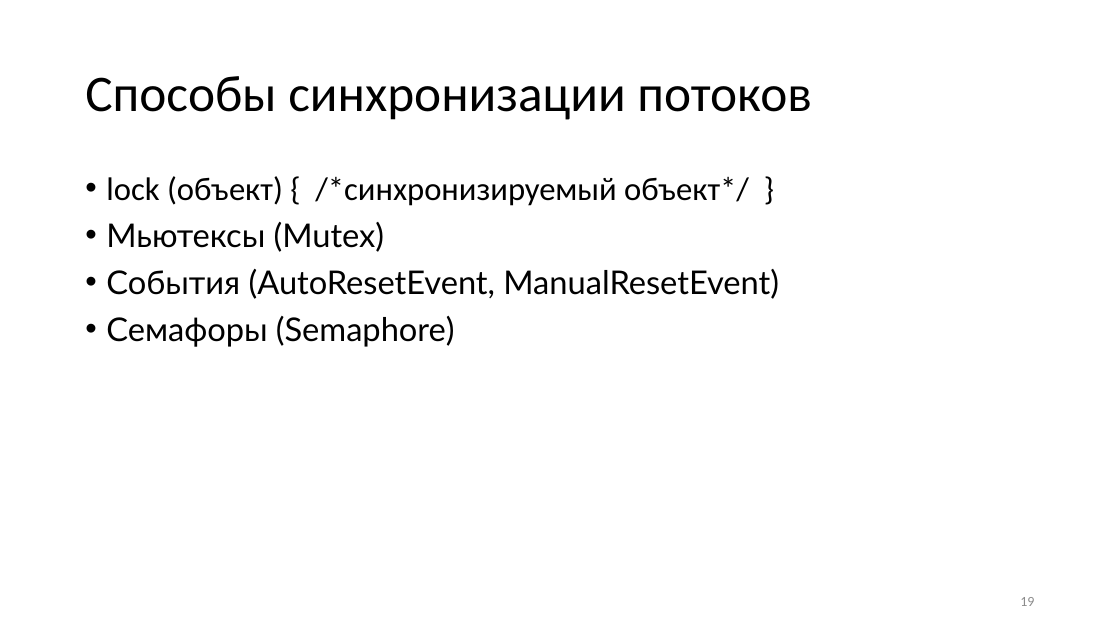
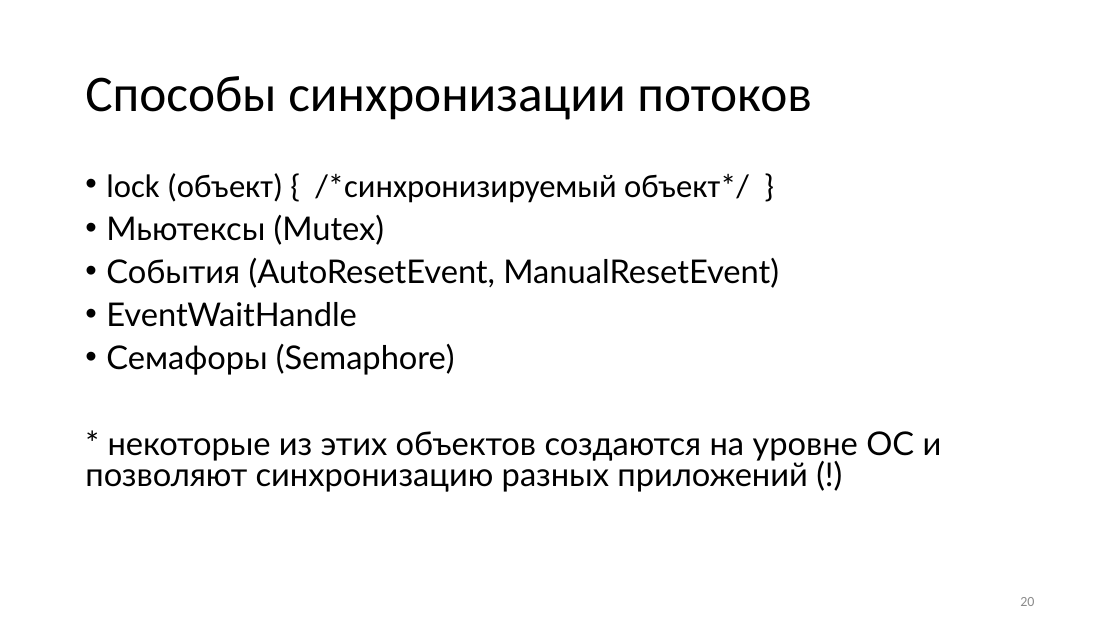
Before and after one commit to blockin90/Programming_PIB, a slide deck: slide 20 of Лекции/3 семестр/Часть 3/Программирование лекция 3.3.pptx (slide 19 before the commit). Drawn at 1120x630 pixels with LibreOffice and Linux fonts; fonts in the diff are those of the drawing. Boxes give left, top, right and bottom in pixels: in the first picture for what was removed or moved away, otherwise in the second. Text is boxed around its words. In the diff, an @@ line names an element or a change of style, - is before the commit and + after.

Commit message:
Добавлены примеры использования и описание примитивов синхронизации

```diff
--- a/Лекции/3 семестр/Часть 3/Программирование лекция 3.3.pptx
+++ b/Лекции/3 семестр/Часть 3/Программирование лекция 3.3.pptx
@@ text at [106, 173, 779, 375]: line spacing 0.9 to 0.8 @@
@@ text at [106, 302, 357, 327]: paragraph added @@
+• EventWaitHandle
@@ text at [85, 431, 942, 492]: paragraph added @@
+* некоторые из этих объектов создаются на уровне ОС и позволяют синхронизацию разных приложений (!)
@@ page number at [1020, 597, 1034, 606]: text changed @@
-19
+20
```
Also in this commit, not shown: 9 slides added.
